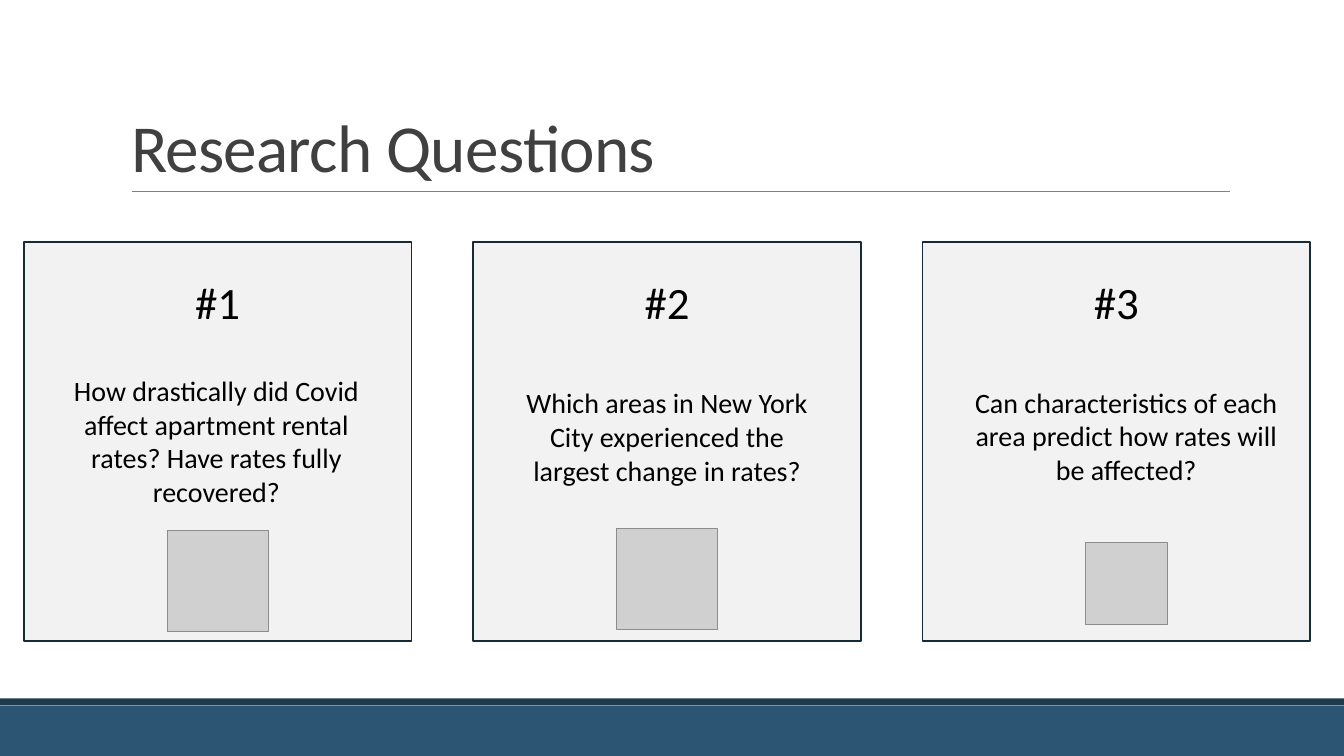
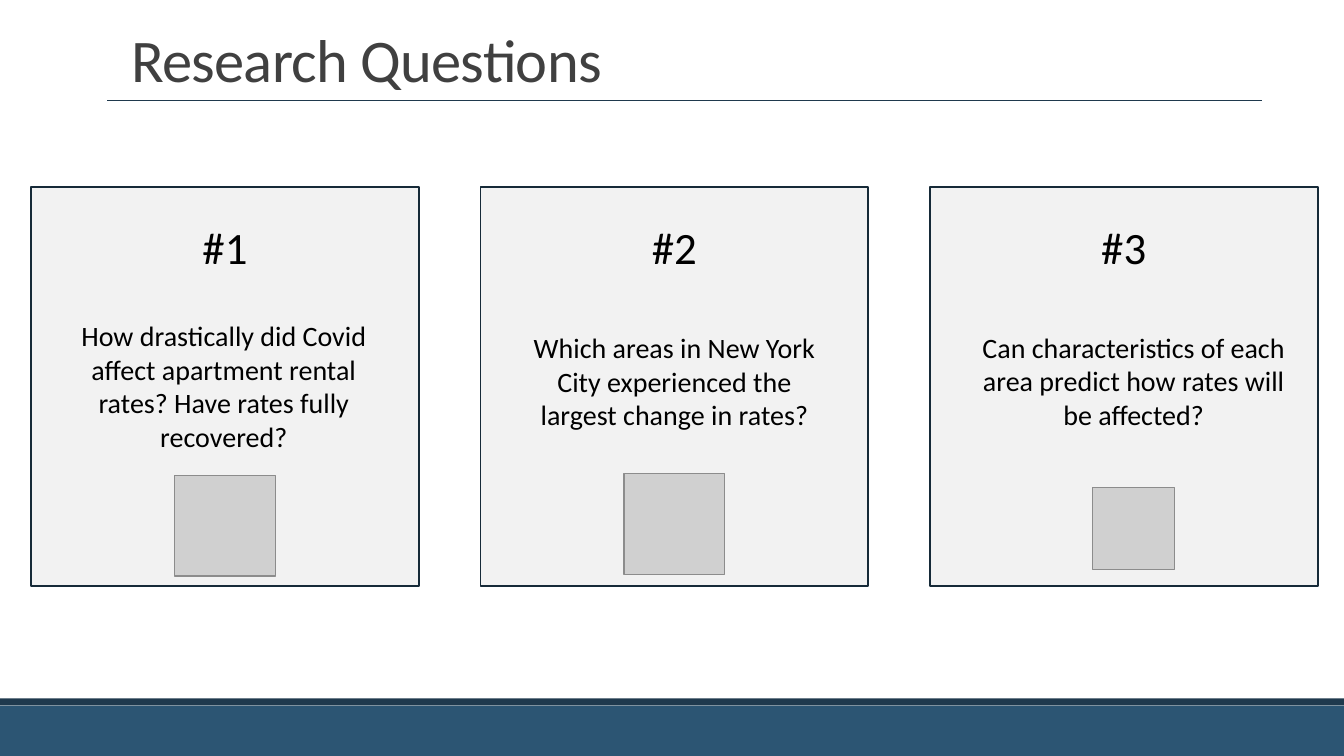
Before and after one commit to jackcopeland11/nyc_apartment_rent_analysis, a slide deck: slide 5 of Covid-19 and the NYC Apartment Market.pptx. Drawn at 1344x756 pixels with LibreOffice and Linux fonts; fonts in the diff are those of the drawing; grey boxes stand for pictures. Boxes give left, top, right and bottom in pixels: in the first picture for what was removed or moved away, otherwise in the second. Text is boxed around its words. In the diff, an @@ line names an element or a change of style, - is before the commit and + after.

```diff
--- a/Covid-19 and the NYC Apartment Market.pptx
+++ b/Covid-19 and the NYC Apartment Market.pptx
@@ title "Research Questions" at [131, 40, 601, 90]: size 48 to 43.2 pt @@
@@ line added from (107, 100) to (1262, 100), #1F394D 1 pt @@
@@ rectangle added at [107, 170, 1254, 199], fill #FFFFFF, outline #FFFFFF 1.25 pt @@
@@ 5 texts, 3 pictures, 1 rectangle: place and size @@
-5 texts, 3 pictures, 1 rectangle at [24, 242, 1277, 641]
+5 texts, 3 pictures, 1 rectangle at [31, 187, 1285, 586]
@@ line removed from (132, 192) to (1231, 192) @@
@@ 2 rectangles, 1 text: place and size @@
-2 rectangles, 1 text at [195, 242, 1311, 641]
+2 rectangles, 1 text at [202, 187, 1319, 586]
```
Also in this commit, not shown: 10 other slides changed, 2 slides added.
